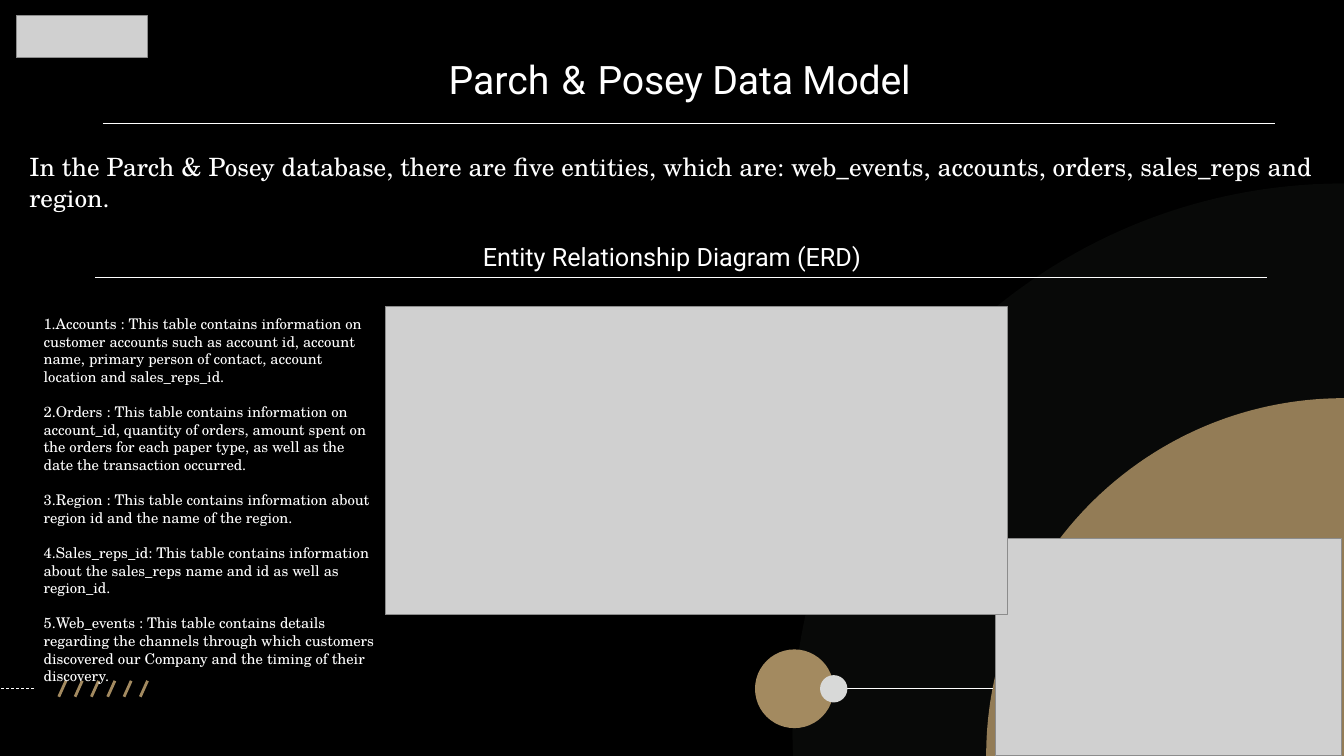
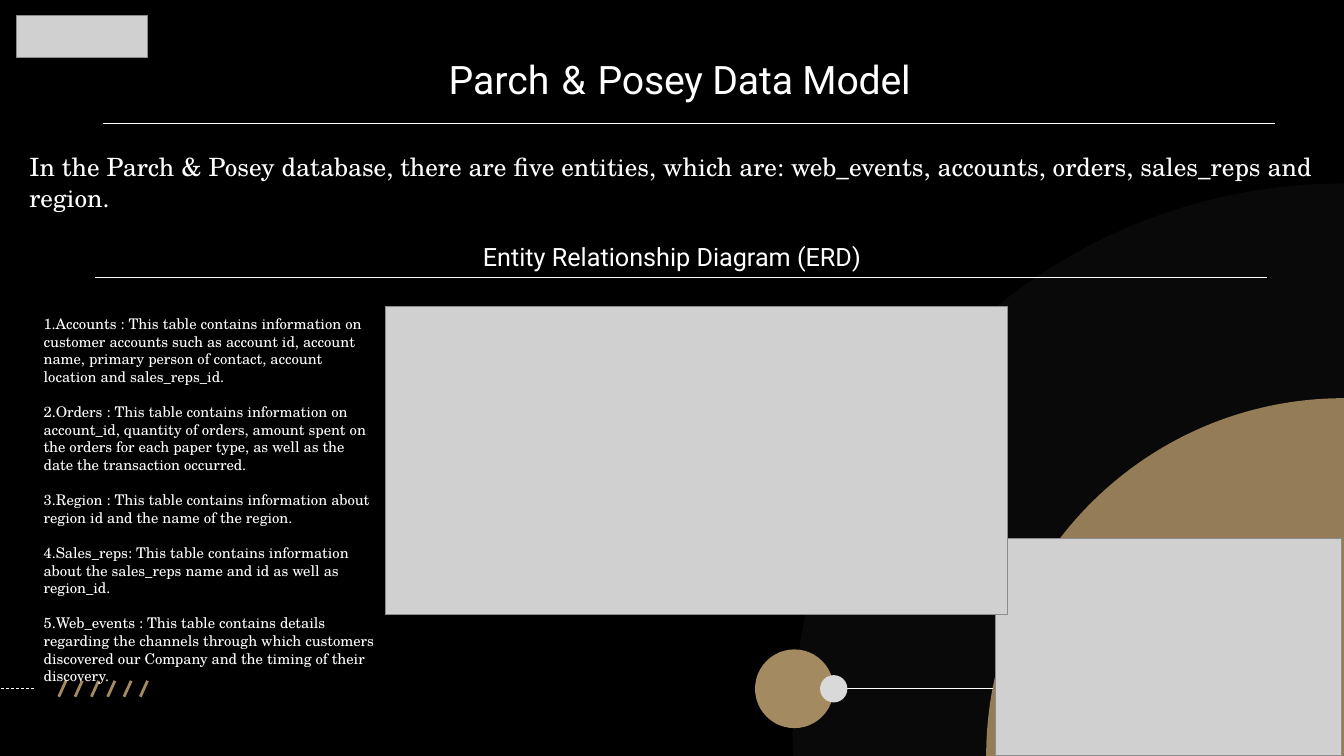
Before and after one commit to Abdelrahman7000/cde_group_assignment, a slide deck: slide 4 of Insights_from_Parch_and_Posey.pptx. Drawn at 1344x756 pixels with LibreOffice and Linux fonts; fonts in the diff are those of the drawing; grey boxes stand for pictures. Boxes give left, top, right and bottom in pixels: in the first picture for what was removed or moved away, otherwise in the second. Text is boxed around its words. In the diff, an @@ line names an element or a change of style, - is before the commit and + after.

```diff
--- a/Insights_from_Parch_and_Posey.pptx
+++ b/Insights_from_Parch_and_Posey.pptx
@@ text at (x1=44, y1=547, x2=349, y2=596): text changed @@
-4. Sales_reps_id: This table contains information about the sales_reps name and id as well as region_id.
+4. Sales_reps: This table contains information about the sales_reps name and id as well as region_id.
```
Also in this commit, not shown: 15 other files.
